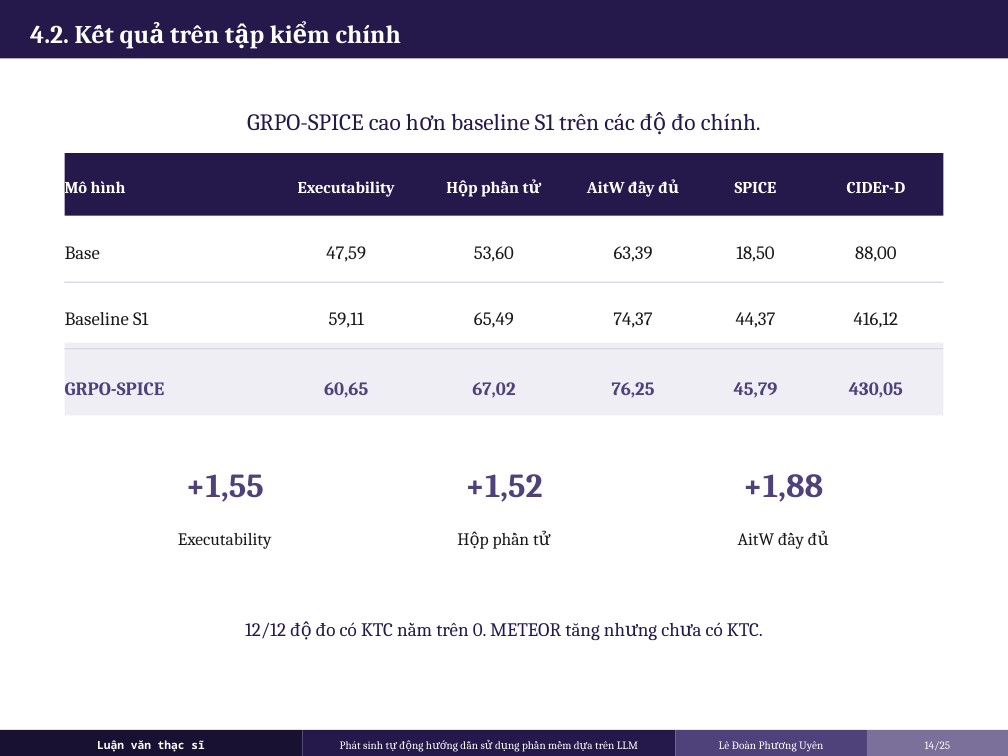
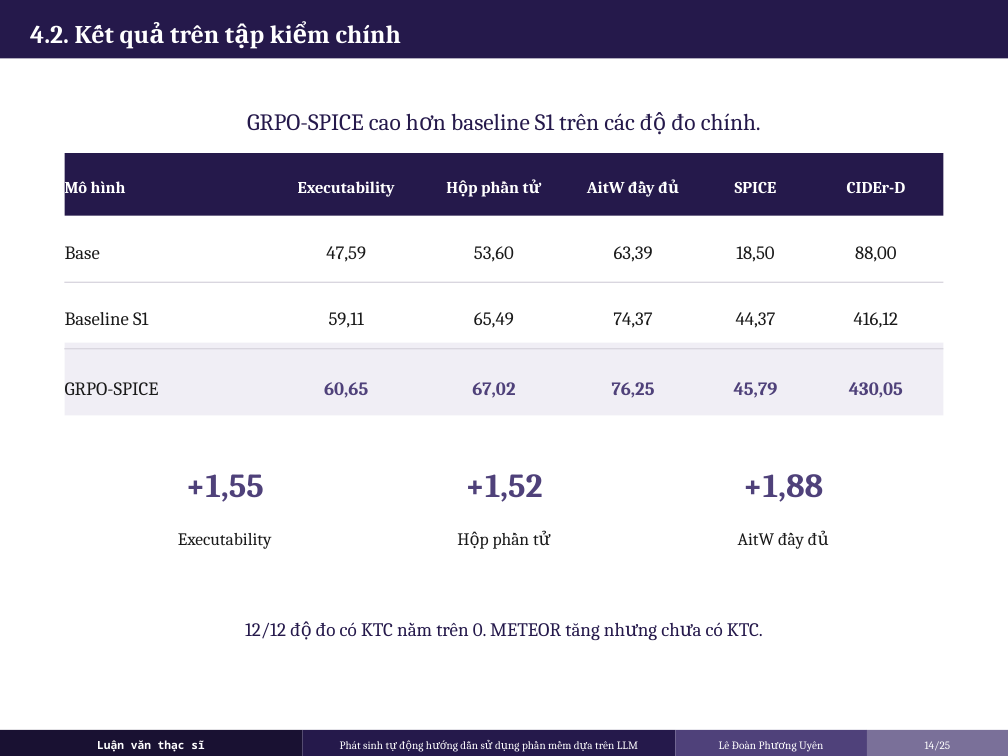
Before and after one commit to UyenLe0712/thesis, a slide deck: slide 14 of slides/LUAN_VAN_SLIDE_BAO_VE_CONCISE.pptx. Drawn at 1008x756 pixels with LibreOffice and Linux fonts; fonts in the diff are those of the drawing. Boxes give left, top, right and bottom in pixels: in the first picture for what was removed or moved away, otherwise in the second. Text is boxed around its words. In the diff, an @@ line names an element or a change of style, - is before the commit and + after.

```diff
--- a/slides/LUAN_VAN_SLIDE_BAO_VE_CONCISE.pptx
+++ b/slides/LUAN_VAN_SLIDE_BAO_VE_CONCISE.pptx
@@ text "GRPO-SPICE" at [65,382,159,395]: text colour #4F417A to #1A1A1A, bold off @@
```
Also in this commit, not shown: 14 other slides changed, 56 other files.
